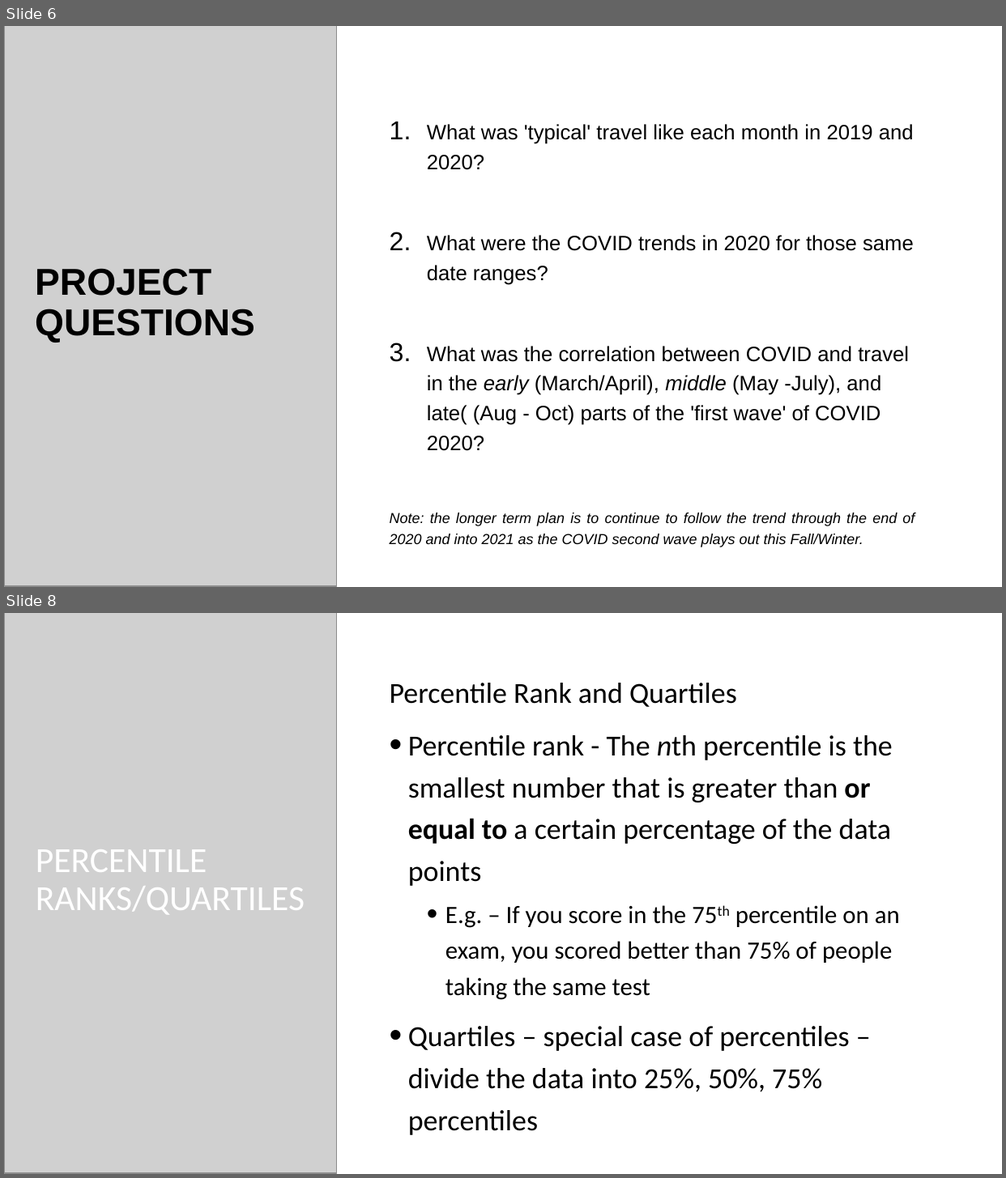
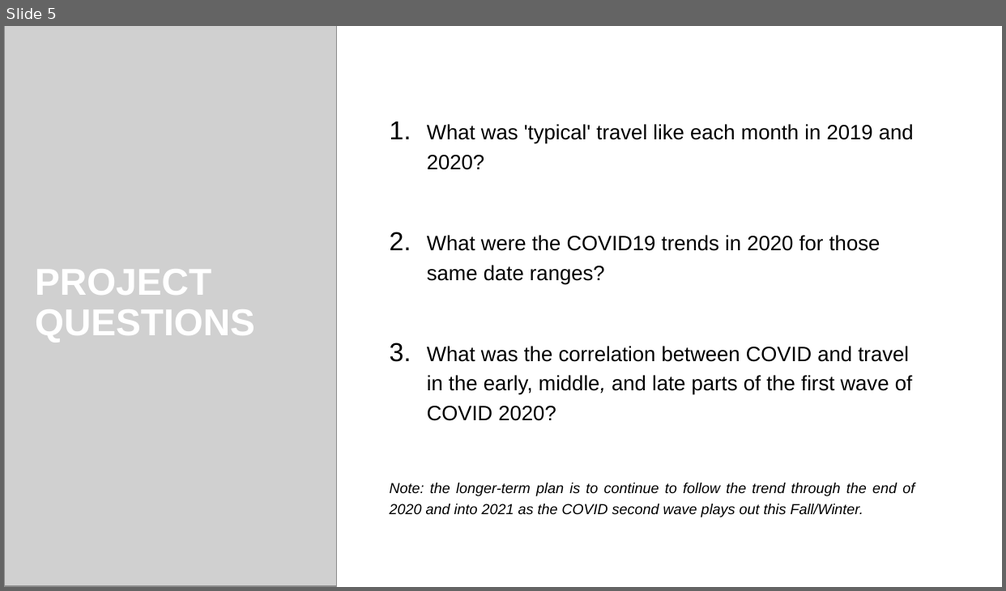
Before and after one commit to abielhammonds/COVID19_TravelStats_Project, a slide deck: COVID19_Travel Project Presentation.pptx. Shown one above the other, each under a label of ours: slides 6 and 8 before the commit, slide 5 after it; the slides between them are not shown. The pictures are 1006x1178 and 1006x591 pixels, drawn with LibreOffice and Linux fonts; fonts in the diff are those of the drawing; grey boxes stand for pictures; background and template pictures are left out. Boxes give left, top, right and bottom in pixels: in the first picture for what was removed or moved away, otherwise in the second. Text is boxed around its words. In the diff, an @@ line names an element or a change of style, - is before the commit and + after.

```diff
--- a/COVID19_Travel Project Presentation.pptx
+++ b/COVID19_Travel Project Presentation.pptx
@@ slide 8 removed at (x1=4, y1=613, x2=1002, y2=1174), background picture (left out); not listed: 14 template elements that a slide beside it also shows @@
@@ rectangle removed at (x1=4, y1=613, x2=1002, y2=1174) @@
@@ picture removed at (x1=4, y1=613, x2=336, y2=1174) @@
@@ picture removed at (x1=4, y1=613, x2=336, y2=1174) @@
@@ text removed at (x1=390, y1=683, x2=900, y2=1135) @@
-Percentile Rank and Quartiles
-• Percentile rank - The nth percentile is the smallest number that is greater than or equal to a certain percentage of the data points
-  • E.g. – If you score in the 75th percentile on an exam, you scored better than 75% of people taking the same test
-• Quartiles – special case of percentiles – divide the data into 25%, 50%, 75% percentiles
@@ title removed at (x1=36, y1=850, x2=305, y2=914) @@
-PERCENTILE RANKS/QUARTILES
@@ group removed at (x1=4, y1=613, x2=91, y2=1174): 7 freeform shapes, 1 rectangle @@
@@ group removed at (x1=4, y1=613, x2=95, y2=1174): 9 freeform shapes, 2 rectangles @@
@@ what was slide 6 is now slide 5 @@
@@ slide 5 changed as well @@
@@ title "PROJECT QUESTIONS" at (x1=35, y1=269, x2=255, y2=343): text colour #000000 to #FFFFFF @@
@@ text at (x1=390, y1=235, x2=914, y2=518): text changed @@
-2. What were the COVID trends in 2020 for those same date ranges?
-3. What was the correlation between COVID and travel in the early (March/April), middle (May -July), and late( (Aug - Oct) parts of the 'first wave' of COVID 2020?
-Note: the longer term plan is to continue to follow the trend through the end of 2020 and into 2021 as the COVID second wave plays out this Fall/Winter.
+2. What were the COVID19 trends in 2020 for those same date ranges?
+3. What was the correlation between COVID and travel in the early, middle, and late parts of the first wave of COVID 2020?
+Note: the longer-term plan is to continue to follow the trend through the end of 2020 and into 2021 as the COVID second wave plays out this Fall/Winter.
```
Also in this commit, not shown: 5 other slides changed, 7 slides added, 47 other slides removed.
